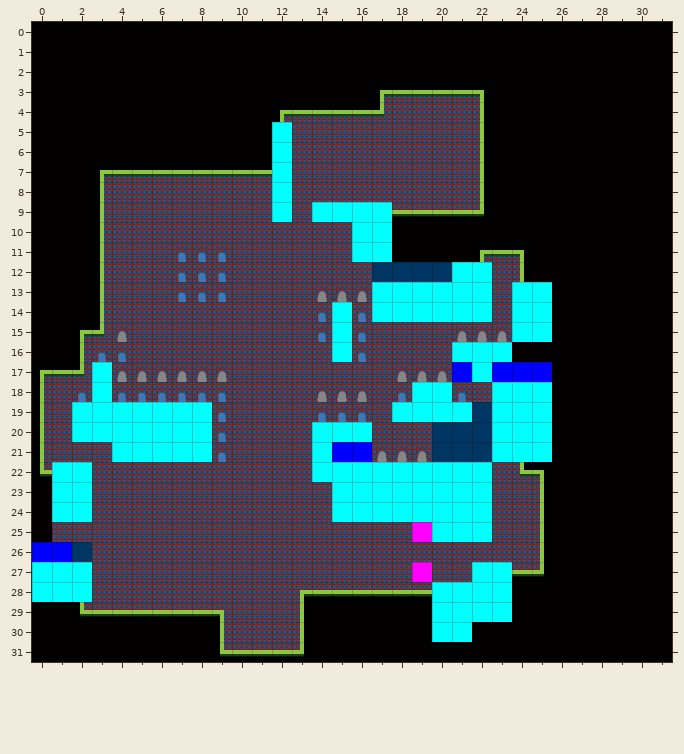
Tiled map -- assets/maps/townDay.tmx. Above, as it was before the edit.
Cells are 64x64 px. Shown: x 0..31, y 0..31.
After:
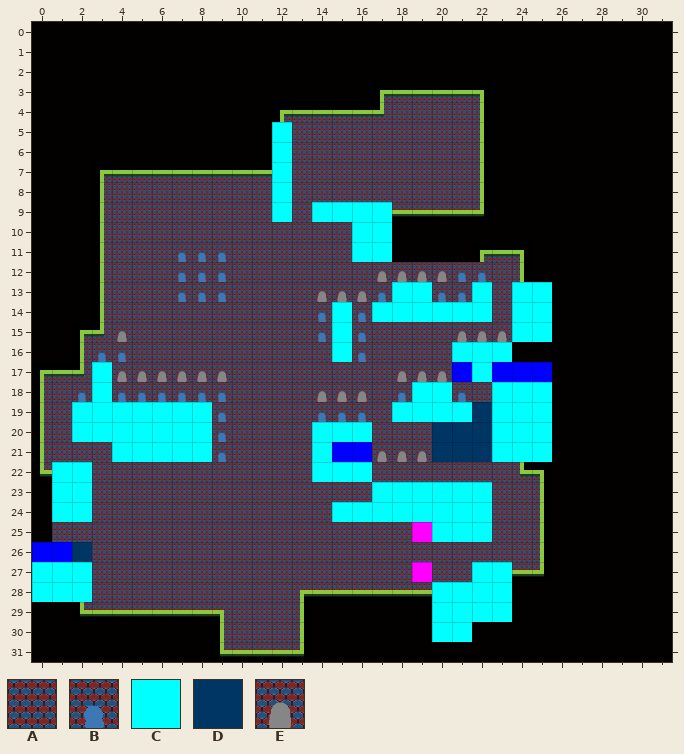
Key: from "blackBlue": A 0; from "blocked_floor": B 0; from "blue2": C 0; from "blue3": D 0; from "walkthough_black_blue_pattern": E 0.
_ is an empty cell.
Changes in this commit:
Layer "Tile Layer 1":
y 12: x 17..22 DDDDCC -> EEEEBB
y 13: x 17 C -> B; x 20..21 CC -> BB
y 22: x 17..22 CCCCCC -> AAAAAA
y 23: x 15..16 CC -> AA
